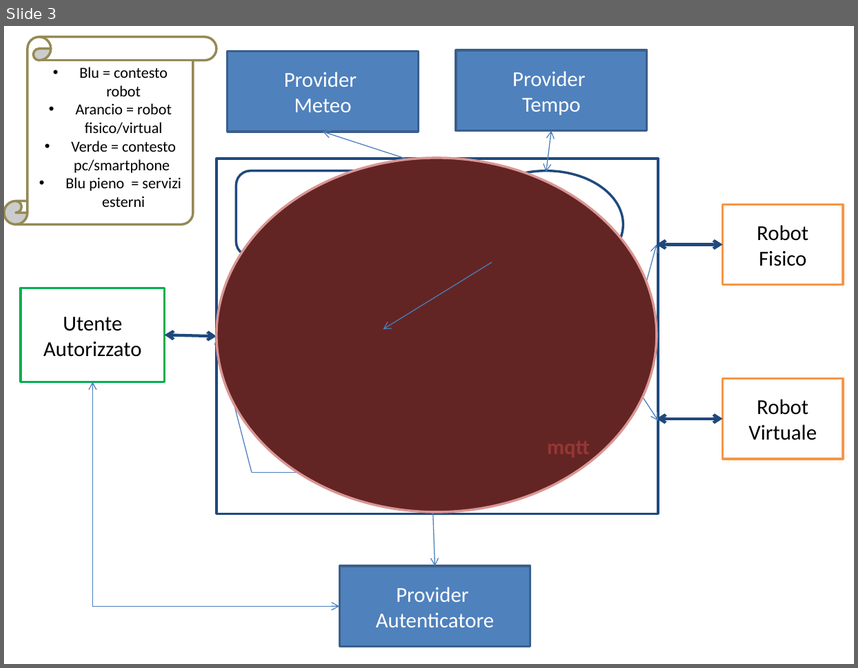
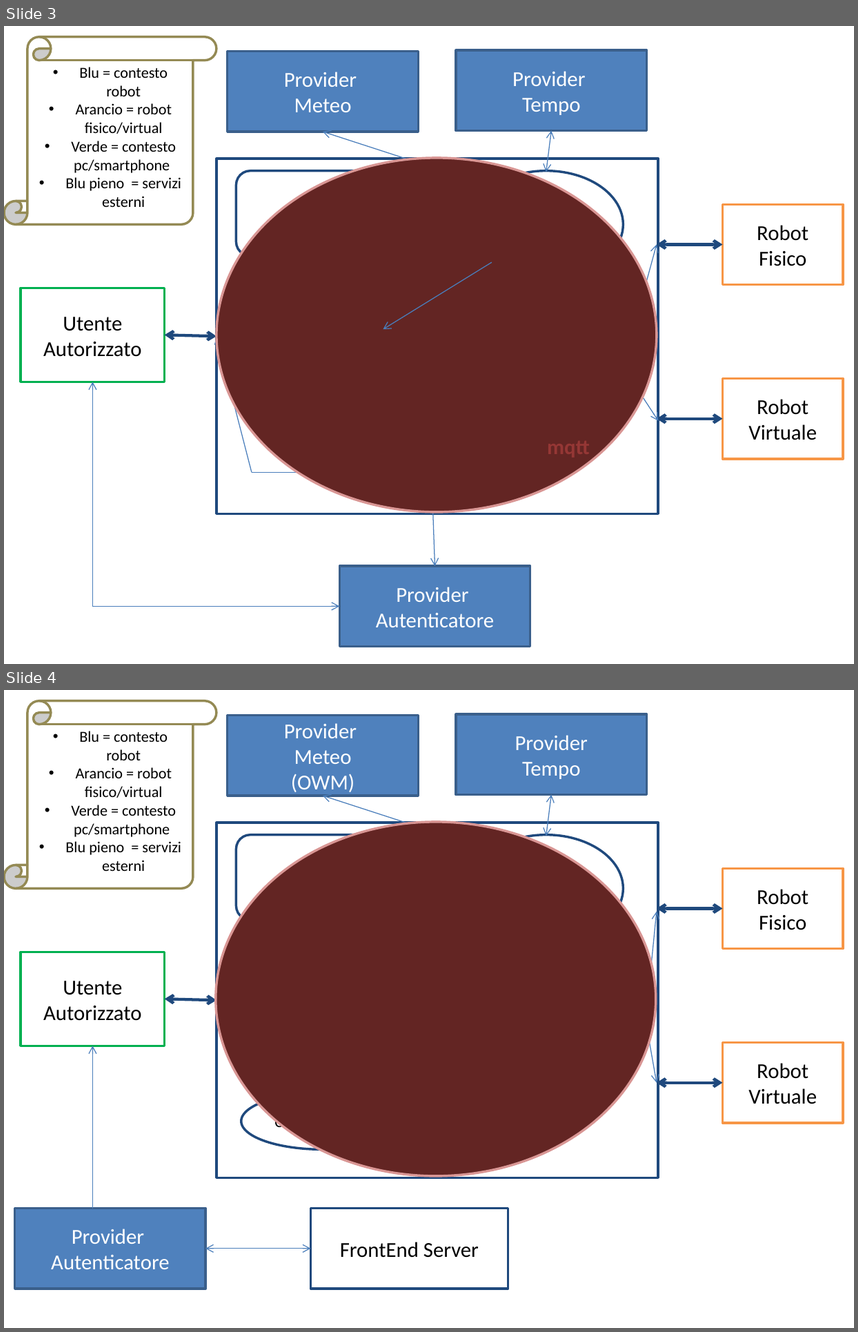
Before and after one commit to FraGio/iss2018, a slide deck: ArchitetturaInformale/ArchGen.pptx. Shown one above the other, each under a label of ours: slide 3 before the commit, slides 3 and 4 after it. The pictures are 858x668 and 858x1332 pixels, drawn with LibreOffice and Linux fonts; fonts in the diff are those of the drawing. Boxes give left, top, right and bottom in pixels: in the first picture for what was removed or moved away, otherwise in the second. Text is boxed around its words. In the diff, an @@ line names an element or a change of style, - is before the commit and + after.

```diff
--- a/ArchitetturaInformale/ArchGen.pptx
+++ b/ArchitetturaInformale/ArchGen.pptx
@@ slide 4 added at (4,690,854,1328), background #FFFFFF @@
@@ vertical scroll added at (4,701,217,888), fill #FFFFFF, outline #948A54 2 pt, 13 pt, text #000000 @@
+• Blu = contesto robot
+• Arancio = robot fisico/virtual
+• Verde = contesto pc/smartphone
+• Blu pieno = servizi esterni
@@ rectangle added at (228,716,418,796), fill #4F81BD, outline #3A5F8C 2 pt, 18 pt, text #FFFFFF @@
+Provider
+Meteo
+(OWM)
@@ rectangle added at (456,715,646,795), fill #4F81BD, outline #3A5F8C 2 pt, 18 pt, text #FFFFFF @@
+Provider
+Tempo
@@ double arrow added from (323, 796) to (492, 851), #4B7EBC 0.75 pt @@
@@ double arrow added from (551, 795) to (546, 836), #4B7EBC 0.75 pt @@
@@ ellipse added at (216,822,656,1175), fill #632523, outline #D99694 2 pt @@
@@ rectangle added at (217,822,659,1177), fill #FFFFFF, outline #1F497D 2 pt @@
@@ rounded rectangle added at (236,834,421,920), fill #FFFFFF, outline #1F497D 2 pt, 18 pt, text #000000 @@
+Modello
@@ ellipse added at (469,834,623,942), fill #FFFFFF, outline #1F497D 2 pt @@
@@ rectangle added at (722,869,843,949), fill #FFFFFF, outline #F79646 2 pt, 18 pt, text #000000 @@
+Robot
+Fisico
@@ double arrow added from (646, 1021) to (657, 911), #4B7EBC 0.75 pt @@
@@ double arrow added from (657, 909) to (722, 909), #1F497D 2.5 pt @@
@@ double arrow added from (319, 975) to (319, 918), #1F497D 2.5 pt @@
@@ arrow added from (492, 926) to (361, 983), #4B7EBC 0.75 pt @@
@@ rectangle added at (21,952,165,1045), fill #FFFFFF, outline #00B050 2 pt, 18 pt, text #000000 @@
+Utente
+Autorizzato
@@ ellipse added at (261,975,379,1032), fill #FFFFFF, outline #1F497D 2 pt @@
@@ double arrow added from (165, 998) to (217, 1000), #1F497D 2.5 pt @@
@@ ellipse added at (530,980,646,1061), fill #FFFFFF, outline #1F497D 2 pt @@
@@ double arrow added from (646, 1021) to (657, 1083), #4B7EBC 0.75 pt @@
@@ double arrow added from (319, 1093) to (319, 1032), #1F497D 2.5 pt @@
@@ arrow added from (92, 1208) to (92, 1045), #4B7EBC 0.75 pt @@
@@ arrow added from (404, 1121) to (547, 1049), #4B7EBC 0.75 pt @@
@@ rectangle added at (722,1042,843,1122), fill #FFFFFF, outline #F79646 2 pt, 18 pt, text #000000 @@
+Robot
+Virtuale
@@ double arrow added from (657, 1083) to (722, 1083), #1F497D 2.5 pt @@
@@ ellipse added at (241,1093,404,1150), fill #FFFFFF, outline #1F497D 2 pt, 13 pt, text #000000 @@
+CoreMoveLogic
@@ text added at (547,1098,590,1124), 18 pt, text #953735, bold @@
+mqtt
@@ rectangle added at (15,1208,205,1288), fill #4F81BD, outline #3A5F8C 2 pt, 18 pt, text #FFFFFF @@
+Provider
+Autenticatore
@@ rectangle added at (311,1208,508,1288), fill #FFFFFF, outline #1F497D 2 pt, 18 pt, text #000000 @@
+FrontEnd Server
@@ double arrow added from (311, 1248) to (205, 1248), #4B7EBC 0.75 pt @@
```
Also in this commit, not shown: 5 other files.
